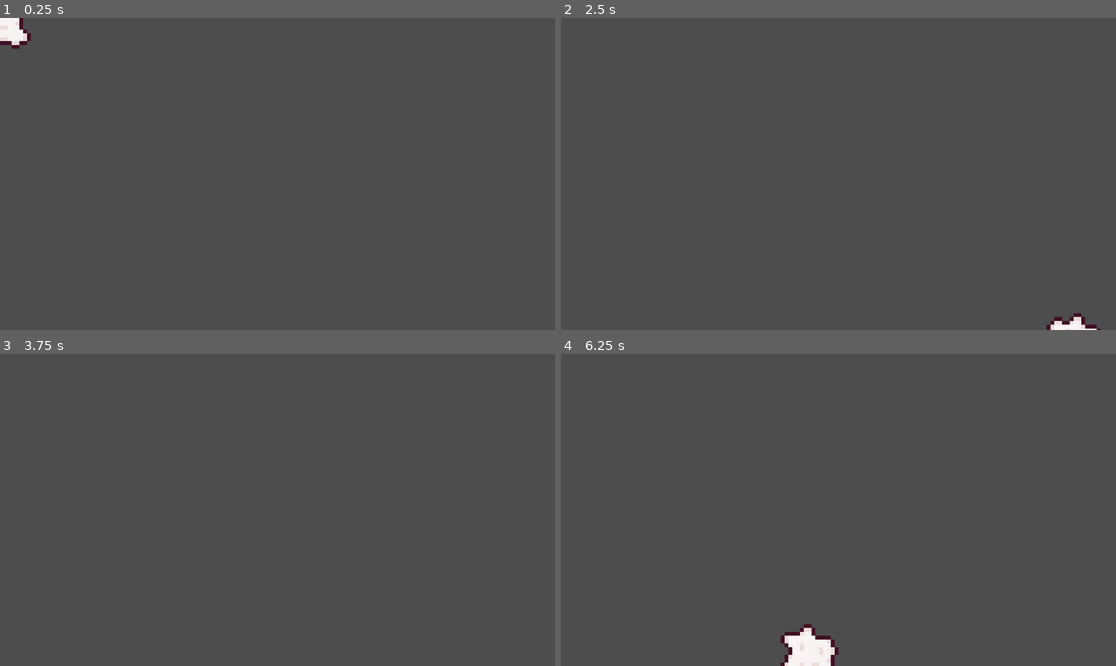
Above: before the commit, frames 1-4 (two rows, left to right).
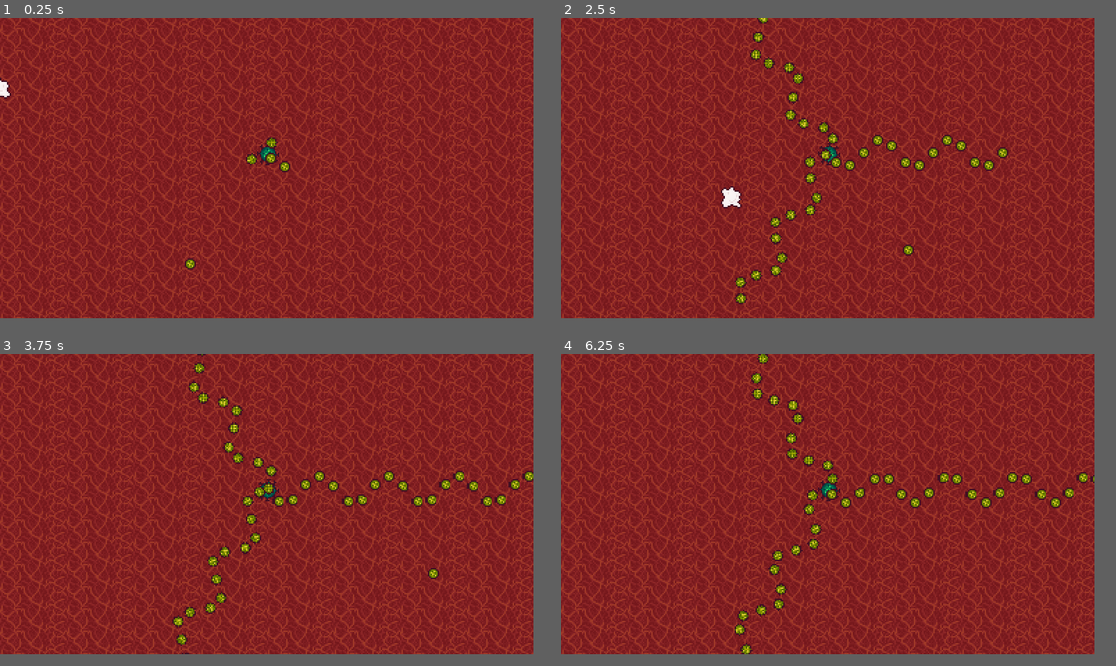
Above: after the commit, the same moments.

Repository: emrysshevek/anti-virus
Game: Godot game, scene res://tester.tscn
Same seed, same stepped clock (60 frames per second), same inputs: the game is played once before the commit and once after it.
Inputs:
- Up to frame 1 (0.25 s): no input
- Up to frame 2 (2.5 s): hold D (move_right) 0.53-1.28 s; hold S (move_down) 1.28-2.03 s; hold D (move_right) from 2.03 s (still down)
- Up to frame 3 (3.75 s): release D (move_right) at 2.78 s; hold W (move_up) 2.78-3.53 s; hold A (move_left) from 3.53 s (still down)
- Up to frame 4 (6.25 s): release A (move_left) at 5.03 s; hold S (move_down) 5.03-5.78 s; hold D (move_right) from 5.78 s (still down)
In our replay, the window is 799x449 before the commit and 768x432 after it. These sizes can differ from the game's own. Grey fills any space a smaller window leaves; there, only what the larger window draws over its background counts as a difference.

The runs differ from the first frame. In frame 1, 92% of the frame differs, in the area x 0-97%, y 0-97%; in frame 2, 93%; in frame 3, 92%; in frame 4, 93%, in the area x 0-97%, y 0-100%.

Commit message:
a few movement types and a spawner

Diff:
--- /dev/null
+++ b/components/rotator.gd
@@ -0,0 +1,15 @@
+class_name Rotator
+extends Node2D
+
+@export var rps := 5
+
+var entity: Node2D
+
+func _ready() -> void:
+	if not get_parent().is_node_ready():
+		await get_parent().ready
+
+	entity = get_parent()
+
+func _physics_process(delta: float) -> void:
+	entity.rotation += 2 * PI * rps * delta
--- /dev/null
+++ b/components/rotator.tscn
@@ -0,0 +1,6 @@
+[gd_scene load_steps=2 format=3 uid="uid://dp826dsx2nu3d"]
+
+[ext_resource type="Script" path="res://components/rotator.gd" id="1_nyw1q"]
+
+[node name="Rotator" type="Node2D"]
+script = ExtResource("1_nyw1q")
--- /dev/null
+++ b/components/spawner.gd
@@ -0,0 +1,16 @@
+class_name Spawner
+extends Node2D
+
+@export var scene: PackedScene
+
+func spawn(count: int = 1, delay: float = 0.0, parent: Node = null) -> void:
+	for i in range(count):
+		var instance = scene.instantiate() as Node2D
+		if parent:
+			parent.add_child(instance)
+		else:
+			get_parent().add_child(instance)
+		# instance.global_position = global_position
+		instance.transform = transform
+
+		await get_tree().create_timer(delay).timeout
--- /dev/null
+++ b/components/spawner.tscn
@@ -0,0 +1,12 @@
+[gd_scene load_steps=3 format=3 uid="uid://b5eeywolxp5f6"]
+
+[ext_resource type="Script" path="res://components/spawner.gd" id="1_mlopu"]
+[ext_resource type="Texture2D" uid="uid://g5le0iiyx3w2" path="res://assets/sprites/enemies/enemy_flu_carrier.png" id="2_miqki"]
+
+[node name="Spawner" type="Node2D"]
+texture_filter = 3
+script = ExtResource("1_mlopu")
+
+[node name="Sprite2D" type="Sprite2D" parent="."]
+texture = ExtResource("2_miqki")
+hframes = 4
--- a/project.godot
+++ b/project.godot
@@ -15,9 +15,20 @@
 config/features=PackedStringArray("4.3", "GL Compatibility")
 config/icon="res://icon.svg"
 
+[display]
+
+window/size/viewport_width=384
+window/size/viewport_height=216
+window/stretch/mode="viewport"
+window/stretch/aspect="expand"
+
 [dotnet]
 
 project/assembly_name="Anti Virus"
+
+[global_group]
+
+player=""
 
 [input]
 
@@ -46,6 +57,11 @@
 ]
 }
 
+[layer_names]
+
+2d_physics/layer_1="player"
+2d_physics/layer_2="enemy"
+
 [rendering]
 
 renderer/rendering_method="gl_compatibility"
--- /dev/null
+++ b/scenes/enemy/movements/linear_movement.gd
@@ -0,0 +1,5 @@
+class_name LinearMovement
+extends Movement
+
+func _physics_process(delta: float) -> void:
+	entity.position += entity.global_transform.x * speed * delta
--- /dev/null
+++ b/scenes/enemy/movements/linear_movement.tscn
@@ -0,0 +1,6 @@
+[gd_scene load_steps=2 format=3 uid="uid://pk86ls5ad5tm"]
+
+[ext_resource type="Script" path="res://scenes/enemy/movements/linear_movement.gd" id="1_wyvrx"]
+
+[node name="LinearMovement" type="Node"]
+script = ExtResource("1_wyvrx")
--- /dev/null
+++ b/scenes/enemy/movements/movement.gd
@@ -0,0 +1,13 @@
+class_name Movement
+extends Node
+
+@export var speed: float = 50
+
+var entity: Projectile
+
+# Called when the node enters the scene tree for the first time.
+func _ready() -> void:
+	if not get_parent().is_node_ready():
+		await get_parent().ready
+
+	entity = get_parent()
--- /dev/null
+++ b/scenes/enemy/movements/movement.tscn
@@ -0,0 +1,7 @@
+[gd_scene load_steps=2 format=3 uid="uid://trv73ccxx35b"]
+
+[ext_resource type="Script" path="res://scenes/enemy/movements/movement.gd" id="1_vjwmd"]
+
+[node name="Movement" type="Node"]
+script = ExtResource("1_vjwmd")
+speed = null
--- /dev/null
+++ b/scenes/enemy/movements/tracking_movement.gd
@@ -0,0 +1,26 @@
+class_name TrackingMovement
+extends Movement
+
+@export var target: Node2D
+@export var turn_speed: float = 5.0
+
+var target_pos: Vector2
+var acceleration = Vector2.ZERO
+
+func _physics_process(delta: float) -> void:
+	if target == null:
+		target = get_tree().get_first_node_in_group("player")
+		if target == null:
+			return
+
+	target_pos = target.global_position
+
+	acceleration += seek()
+	entity.velocity += acceleration * delta
+	entity.velocity = entity.velocity.limit_length(speed)
+
+func seek():
+	var steer = Vector2.ZERO
+	var desired = (target_pos - entity.global_position).normalized() * speed
+	steer = (desired - entity.velocity).normalized() * turn_speed
+	return steer
--- /dev/null
+++ b/scenes/enemy/movements/tracking_movement.tscn
@@ -0,0 +1,8 @@
+[gd_scene load_steps=2 format=3 uid="uid://cigjl4cj7ivhl"]
+
+[ext_resource type="Script" path="res://scenes/enemy/movements/tracking_movement.gd" id="1_tevmf"]
+
+[node name="TrackingMovement" type="Node"]
+script = ExtResource("1_tevmf")
+turn_speed = null
+speed = null
--- /dev/null
+++ b/scenes/enemy/movements/wave_movement.gd
@@ -0,0 +1,14 @@
+class_name WaveMovement
+extends Movement
+
+@export var amplitude := 1.0
+@export var frequency := 1.0
+
+var elapsed := 0.0
+
+func _physics_process(delta: float) -> void:
+	elapsed += delta
+
+	var offset_dir = entity.global_transform.y
+	var scale = amplitude * cos(2 * PI * frequency * elapsed)
+	entity.position += offset_dir * scale
--- /dev/null
+++ b/scenes/enemy/movements/wave_movement.tscn
@@ -0,0 +1,6 @@
+[gd_scene load_steps=2 format=3 uid="uid://ctbr8isbdt0t3"]
+
+[ext_resource type="Script" path="res://scenes/enemy/movements/wave_movement.gd" id="1_rbp1e"]
+
+[node name="WaveMovement" type="Node"]
+script = ExtResource("1_rbp1e")
--- /dev/null
+++ b/scenes/enemy/projectile.gd
@@ -0,0 +1,15 @@
+class_name Projectile
+extends Area2D
+
+@export var health := 100
+
+
+func _on_visible_on_screen_notifier_2d_screen_exited() -> void:
+	queue_free()
+
+
+func _on_body_entered(body:Node2D) -> void:
+	if not body.is_in_group("player"):
+		return
+
+	body.queue_free()
--- /dev/null
+++ b/scenes/enemy/projectile.tscn
@@ -0,0 +1,31 @@
+[gd_scene load_steps=6 format=3 uid="uid://c43n0osr7hqjb"]
+
+[ext_resource type="Script" path="res://scenes/enemy/projectile.gd" id="1_mof1l"]
+[ext_resource type="Texture2D" uid="uid://dhwe8i8tnp3e4" path="res://assets/sprites/enemies/enemy_viral_swarm.png" id="2_embdi"]
+[ext_resource type="PackedScene" uid="uid://pk86ls5ad5tm" path="res://scenes/enemy/movements/linear_movement.tscn" id="3_33g6c"]
+[ext_resource type="PackedScene" uid="uid://ctbr8isbdt0t3" path="res://scenes/enemy/movements/wave_movement.tscn" id="4_3raxa"]
+
+[sub_resource type="CircleShape2D" id="CircleShape2D_degag"]
+radius = 4.0
+
+[node name="Projectile" type="Area2D"]
+texture_filter = 3
+collision_layer = 2
+script = ExtResource("1_mof1l")
+
+[node name="Sprite2D" type="Sprite2D" parent="."]
+texture = ExtResource("2_embdi")
+
+[node name="CollisionShape2D" type="CollisionShape2D" parent="."]
+shape = SubResource("CircleShape2D_degag")
+
+[node name="LinearMovement" parent="." instance=ExtResource("3_33g6c")]
+
+[node name="VisibleOnScreenNotifier2D" type="VisibleOnScreenNotifier2D" parent="."]
+position = Vector2(2.38419e-07, 2.38419e-07)
+scale = Vector2(0.4, 0.4)
+
+[node name="WaveMovement" parent="." instance=ExtResource("4_3raxa")]
+
+[connection signal="body_entered" from="." to="." method="_on_body_entered"]
+[connection signal="screen_exited" from="VisibleOnScreenNotifier2D" to="." method="_on_visible_on_screen_notifier_2d_screen_exited"]
--- a/scenes/player/player.tscn
+++ b/scenes/player/player.tscn
@@ -5,7 +5,22 @@
 [ext_resource type="Texture2D" uid="uid://cvqg8onsc8p1e" path="res://scenes/player/player.png" id="3_vbhxh"]
 
 [sub_resource type="RectangleShape2D" id="RectangleShape2D_iehis"]
-size = Vector2(128, 128)
+size = Vector2(14.5, 14.75)
+
+[sub_resource type="Animation" id="Animation_k0uuh"]
+length = 0.001
+tracks/0/type = "value"
+tracks/0/imported = false
+tracks/0/enabled = true
+tracks/0/path = NodePath("texture:frame")
+tracks/0/interp = 1
+tracks/0/loop_wrap = true
+tracks/0/keys = {
+"times": PackedFloat32Array(0),
+"transitions": PackedFloat32Array(1),
+"update": 1,
+"values": [0]
+}
 
 [sub_resource type="Animation" id="Animation_sq3cd"]
 resource_name = "idle"
@@ -25,28 +40,14 @@
 "values": [0, 1, 2, 3]
 }
 
-[sub_resource type="Animation" id="Animation_k0uuh"]
-length = 0.001
-tracks/0/type = "value"
-tracks/0/imported = false
-tracks/0/enabled = true
-tracks/0/path = NodePath("texture:frame")
-tracks/0/interp = 1
-tracks/0/loop_wrap = true
-tracks/0/keys = {
-"times": PackedFloat32Array(0),
-"transitions": PackedFloat32Array(1),
-"update": 1,
-"values": [0]
-}
-
 [sub_resource type="AnimationLibrary" id="AnimationLibrary_ywmpe"]
 _data = {
 "RESET": SubResource("Animation_k0uuh"),
 "idle": SubResource("Animation_sq3cd")
 }
 
-[node name="player" type="CharacterBody2D" node_paths=PackedStringArray("texture", "hitbox")]
+[node name="player" type="CharacterBody2D" node_paths=PackedStringArray("texture", "hitbox") groups=["player"]]
+collision_mask = 2
 script = ExtResource("1_to4eo")
 player_data = ExtResource("2_wei58")
 texture = NodePath("texture")
@@ -54,11 +55,11 @@
 
 [node name="texture" type="Sprite2D" parent="."]
 texture_filter = 1
-scale = Vector2(8, 8)
 texture = ExtResource("3_vbhxh")
 hframes = 4
 
 [node name="collision_box" type="CollisionShape2D" parent="."]
+position = Vector2(0, -0.625)
 shape = SubResource("RectangleShape2D_iehis")
 
 [node name="player_animation" type="AnimationPlayer" parent="."]
--- a/scenes/player/player_data.tres
+++ b/scenes/player/player_data.tres
@@ -5,7 +5,7 @@
 [resource]
 script = ExtResource("1_te8bt")
 health = 22
-speed = 8
+speed = 1
 power = 6
 inventory = false
-position = Vector2(0, 0)
+position = Vector2(0, 50)
--- /dev/null
+++ b/tester.gd
@@ -0,0 +1,13 @@
+extends Node2D
+
+@onready var spawner: Spawner = $Spawner
+
+# Called when the node enters the scene tree for the first time.
+func _ready() -> void:
+	if spawner != null:
+		spawner.spawn(1000, .05)
+
+
+# Called every frame. 'delta' is the elapsed time since the previous frame.
+func _process(delta: float) -> void:
+	pass
--- a/tester.tscn
+++ b/tester.tscn
@@ -1,8 +1,40 @@
-[gd_scene load_steps=2 format=3 uid="uid://c84qnmcvaeolr"]
+[gd_scene load_steps=7 format=3 uid="uid://dc6ds36xbdg2r"]
 
 [ext_resource type="PackedScene" uid="uid://v4nfvxokwuq4" path="res://scenes/player/player.tscn" id="1_fu41p"]
+[ext_resource type="Script" path="res://tester.gd" id="1_vvrv3"]
+[ext_resource type="PackedScene" uid="uid://b5eeywolxp5f6" path="res://components/spawner.tscn" id="2_3vexy"]
+[ext_resource type="PackedScene" uid="uid://dp826dsx2nu3d" path="res://components/rotator.tscn" id="3_h60hu"]
+[ext_resource type="PackedScene" uid="uid://c43n0osr7hqjb" path="res://scenes/enemy/projectile.tscn" id="3_scpha"]
+[ext_resource type="Texture2D" uid="uid://cum37m80tpeic" path="res://assets/bg_meat_tile.png" id="7_w625w"]
 
 [node name="Base" type="Node2D"]
+texture_filter = 3
+script = ExtResource("1_vvrv3")
+
+[node name="CanvasLayer" type="CanvasLayer" parent="."]
+layer = -4
+
+[node name="TextureRect" type="TextureRect" parent="CanvasLayer"]
+texture_filter = 1
+anchors_preset = 15
+anchor_right = 1.0
+anchor_bottom = 1.0
+grow_horizontal = 2
+grow_vertical = 2
+size_flags_horizontal = 3
+size_flags_vertical = 3
+texture = ExtResource("7_w625w")
+stretch_mode = 1
 
 [node name="player" parent="." instance=ExtResource("1_fu41p")]
-position = Vector2(48, 58)
+position = Vector2(49, 45)
+
+[node name="Spawner" parent="." instance=ExtResource("2_3vexy")]
+position = Vector2(193, 98)
+scene = ExtResource("3_scpha")
+metadata/_edit_group_ = true
+
+[node name="Rotator" parent="Spawner" instance=ExtResource("3_h60hu")]
+
+[node name="Projectile" parent="." instance=ExtResource("3_scpha")]
+position = Vector2(125, 168)
Binary file added: assets/bg_meat_tile.png
Not shown, added: assets/bg_meat_tile.png.import
Binary file added: assets/sprites/enemies/enemy_bacteriophage.png
Not shown, added: assets/sprites/enemies/enemy_bacteriophage.png.import
Binary file added: assets/sprites/enemies/enemy_flu_carrier.png
Not shown, added: assets/sprites/enemies/enemy_flu_carrier.png.import
Binary file added: assets/sprites/enemies/enemy_neurotoxic.png
Not shown, added: assets/sprites/enemies/enemy_neurotoxic.png.import
Binary file added: assets/sprites/enemies/enemy_viral_swarm.png
Not shown, added: assets/sprites/enemies/enemy_viral_swarm.png.import
